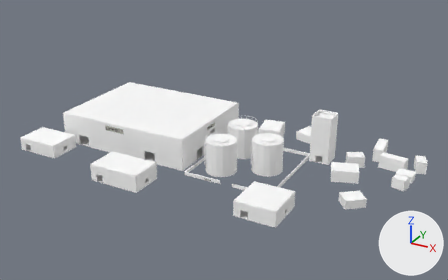
Two versions of the glTF model assets/models/buildings/north_point.glb, one commit apart.
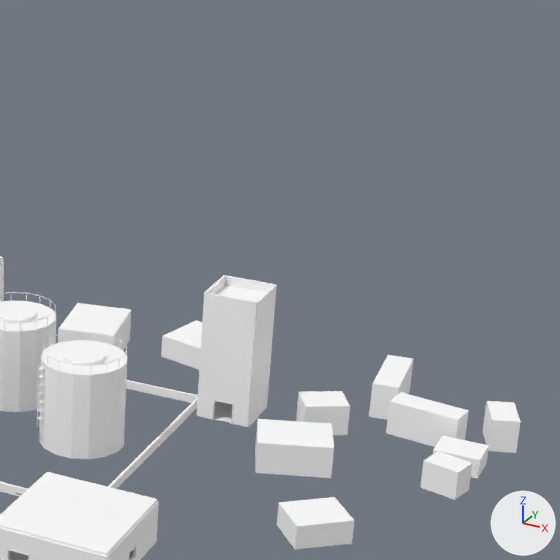
Each version is shown whole from a 50 mm lens placed at (106.1, -156.7, 86.5), pointed at (21.5, -2.7, 9.5), then close up on the part from 53% to 99% of the width and 3% to 76% of the height. The axes (+X, +Y, +Z) are drawn at lower right. The lights are the same throughout. The older version's two pictures come first. Vertices at exactly the same position are counted once.

Names of what the first close-up shows: 'north_point'.
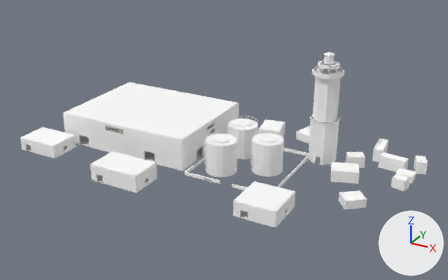
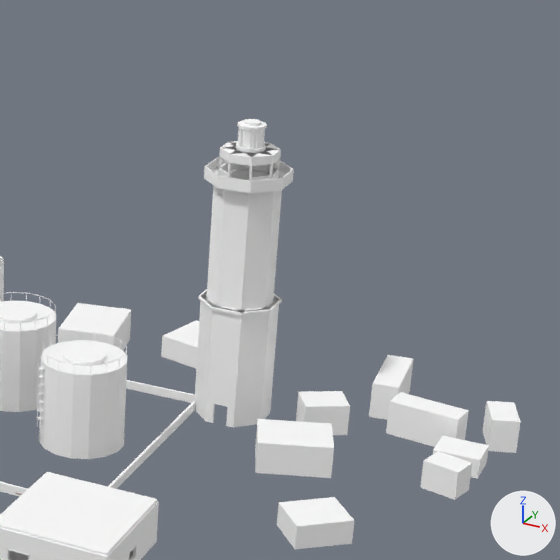
Edits to the bpy script that builds the scene:
```text
Change me_north_point:
    used by ob_north_point; location = (0.0, 0.0, 0.0)
    remove me_north_point.from_pydata(...)  # 7556 vertices, 11310 faces; spans x -43.5..78.8, y -33.2..33.4, z 1.9..17.6
    add me_north_point.from_pydata(...)  # 8346 vertices, 12716 faces; spans x -43.5..78.8, y -33.2..33.4, z 1.9..36.8
    me_north_point part 1: a new loose piece, a box spanning x 51.1..52.25, y 11.22..14.78, z 16.2..16.5, in mat_riptide_atlas
    me_north_point part 2: a new loose piece, a box spanning x 46.22..49.78, y 8.75..9.9, z 16.2..16.5, in mat_riptide_atlas
    me_north_point part 3: a new loose piece, a box spanning x 50.8..51.0, y 11.74..14.26, z 30.5..31.5, in mat_riptide_atlas
    me_north_point part 4: a new loose piece, a box spanning x 50.8..51.0, y 11.74..14.26, z 32.8..33.5, in mat_riptide_atlas
    me_north_point part 5: a new loose piece, a box spanning x 46.74..49.26, y 10.0..10.2, z 32.8..33.5, in mat_riptide_atlas
    me_north_point part 6: a new loose piece, a box spanning x 45.0..45.2, y 11.74..14.26, z 30.5..31.5, in mat_riptide_atlas
    me_north_point part 7: the loose piece of 4 vertices spanning x 45.0..51.0, y 10.0..16.0, z 2.5 is deleted
    me_north_point part 8: 154 vertices removed from x 44.8..51.2, y 9.8..16.1, z 2.5..17.6; 852 vertices added at x 43.6..52.4, y 8.6..17.4, z 2.5..36.8
    other edits to the shape of me_north_point do not show in these pictures
```

Where the change shows, as pixel boxes (x1, y1, x2, y2) in the close-ups (560 x 560 px):
'north_point', reshaped: before (0, 256, 521, 560); after (0, 119, 521, 560)
part 1 of me_north_point, added: after (264, 298, 282, 312)
part 2 of me_north_point, added: after (211, 305, 245, 316)
part 3 of me_north_point, added: after (271, 170, 279, 179)
part 4 of me_north_point, added: after (272, 152, 281, 164)
part 5 of me_north_point, added: after (229, 157, 252, 166)
part 6 of me_north_point, added: after (218, 162, 228, 172)
part 7 of me_north_point, deleted: before (214, 401, 232, 423)
part 8 of me_north_point, built on: before (197, 275, 277, 427); after (194, 119, 294, 428)
